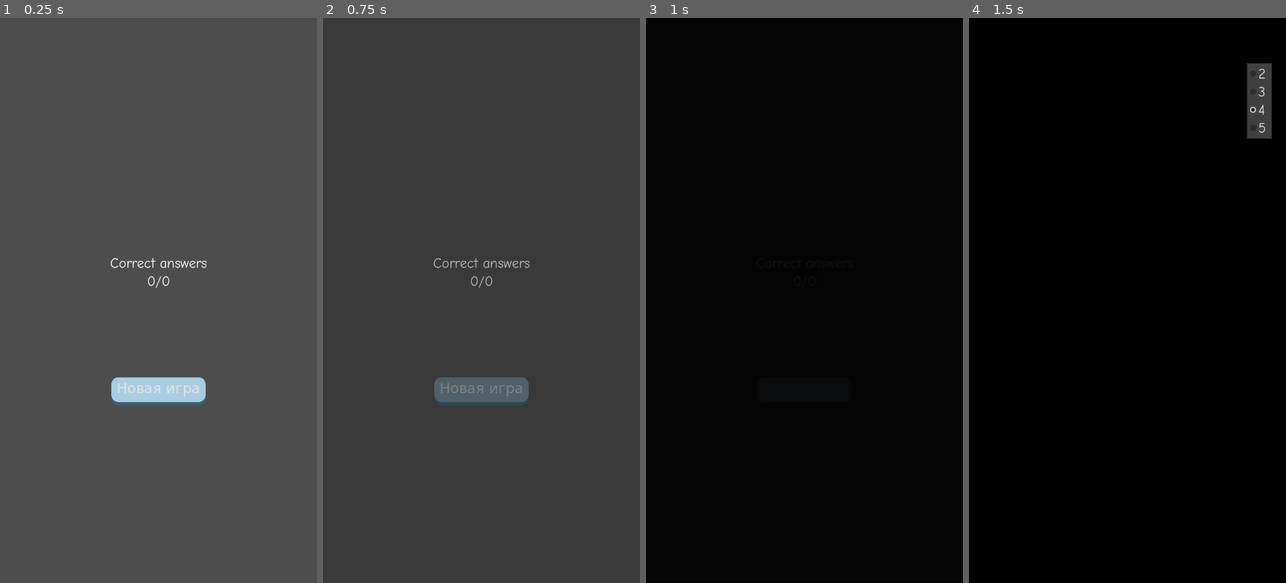
Above: before the commit, frames 1-4 (left to right).
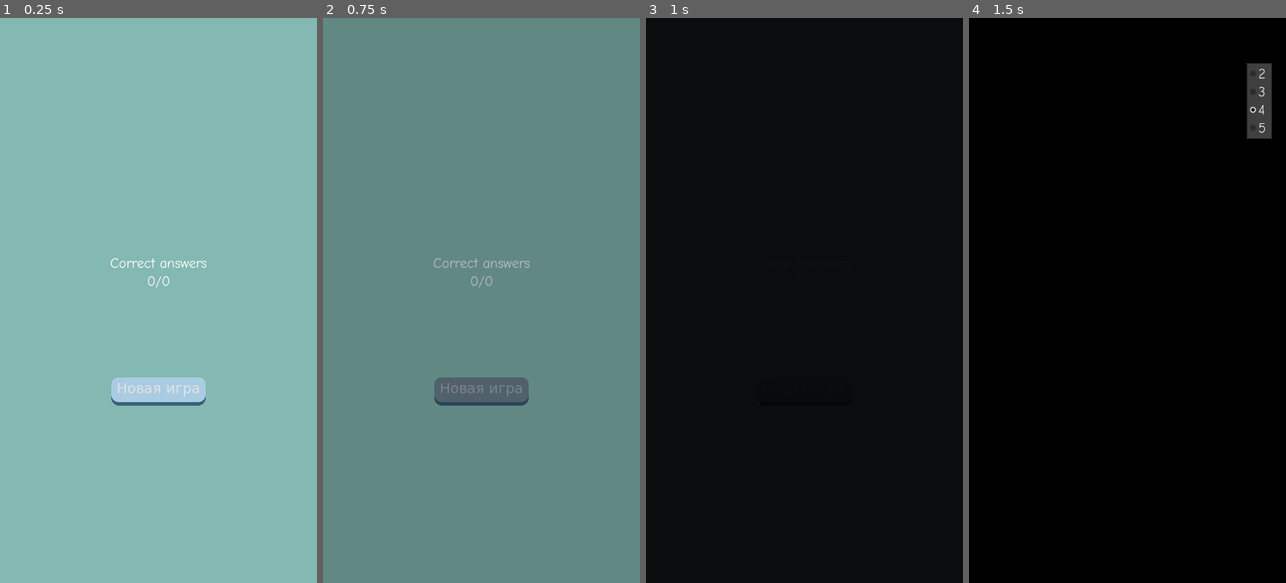
Above: after the commit, the same moments.

Repository: ash4rk/ad-aurum-quiz
Game: Godot game, scene res://scenes/end_game_screen.tscn
Two runs of this game, one before a commit and one after it. Both use one fixed random seed, a clock stepped at 60 frames per second and the inputs below. This scene is started directly instead of the project's main scene.
Inputs:
- Up to frame 1 (0.25 s): no input
- Up to frame 2 (0.75 s): click "Новая игра" at 0.5 s
- Up to frame 3 (1 s): no input
- Up to frame 4 (1.5 s): click "4" at 1.25 s

The runs differ from the first frame. In frame 1, 98% of the frame differs, in the area x 0-100%, y 0-100%; in frame 2, 98%; in frame 3, less than 0.1%; in frame 4, nothing differs.

Commit message:
FEAT: Add bg to end game screen

Diff:
--- a/scenes/end_game_screen.tscn
+++ b/scenes/end_game_screen.tscn
@@ -5,6 +5,14 @@
 
 [node name="EndGameScreen" type="Node"]
 script = ExtResource("1_4av2x")
+
+[node name="BG" type="ColorRect" parent="."]
+anchors_preset = 15
+anchor_right = 1.0
+anchor_bottom = 1.0
+grow_horizontal = 2
+grow_vertical = 2
+color = Color(0.517647, 0.721569, 0.698039, 1)
 
 [node name="VBoxContainer" type="VBoxContainer" parent="."]
 anchors_preset = 8
